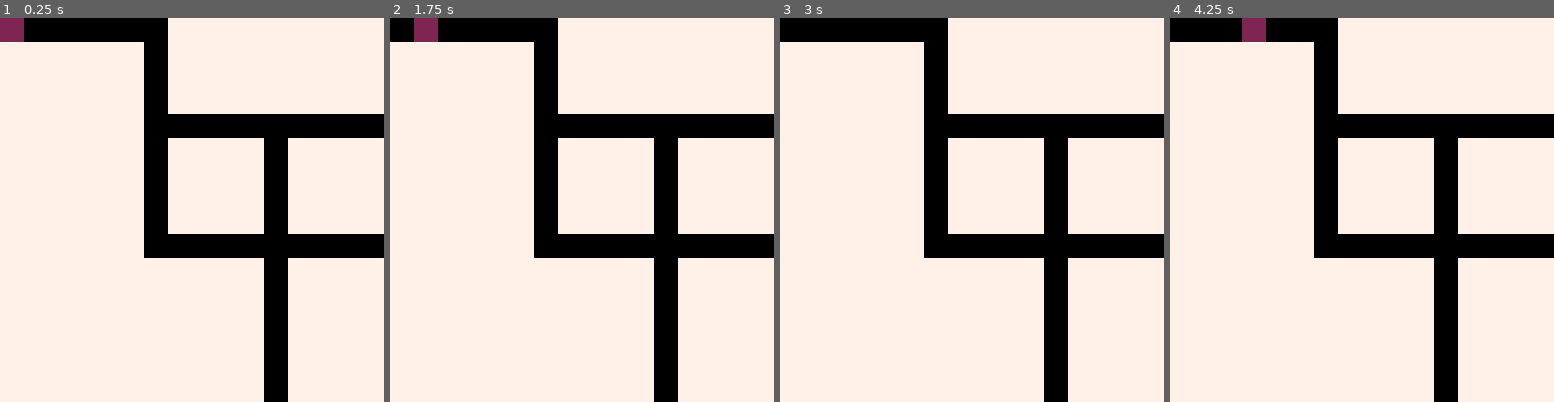
Above: before the commit, frames 1-4 (left to right).
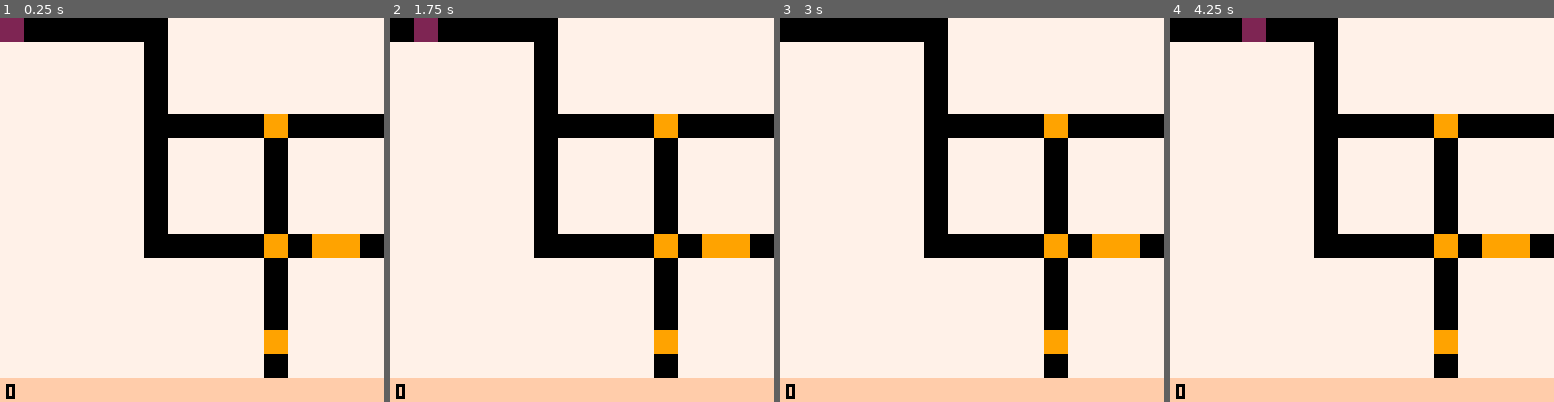
Above: after the commit, the same moments.

Repository: Loremus299/Mini-Jam-221
Game: PICO-8 cartridge index.p8
Same seed, same stepped clock (60 frames per second), same inputs: the game is played once before the commit and once after it.
Inputs:
- Up to frame 1 (0.25 s): no input
- Up to frame 2 (1.75 s): tap X (X key) at 0.33, 1.07 s; tap O (Z key) at 0.7, 1.7 s; hold Right from 1.6 s (still down)
- Up to frame 3 (3 s): tap X (X key) at 1.85, 2.97 s; release Right at 2.1 s; tap O (Z key) at 2.1, 2.5, 2.9 s; hold Up 2.15-2.42 s; hold Right from 2.47 s (still down)
- Up to frame 4 (4.25 s): release Right at 3.03 s; hold Left 3.08-3.58 s; tap O (Z key) at 3.3, 3.7, 4.1 s; hold Down 3.63-3.97 s; hold Right from 4.02 s (still down); tap X (X key) at 4.08 s

The runs differ from the first frame. In frame 1, 8.2% of the frame differs, in the area x 0-100%, y 25-100%; in frame 2, 8.2%; in frame 3, 8.2%; in frame 4, 8.2%.

Commit message:
collect coin

Diff:
--- a/index.p8
+++ b/index.p8
@@ -1,6 +1,10 @@
 pico-8 cartridge // http://www.pico-8.com
 version 43
 __lua__
+glb = {
+	score = 0
+}
+
 sd = {
   mapX = 0,
   mapY = 0
@@ -88,18 +92,28 @@
 		o.dy = 0
 	end
 end
+
+function collectCoin(o)
+	mset(o.x / 8, o.y / 8, 0)
+	glb.score += 1
+end
 -->8
 function s0init()
 end
 
 function s0update()
 	movement(plr)
+
+	if collide(plr, sd, 1) then
+		collectCoin(plr)
+	end
 end
 
 function s0draw()
 	cls()
 	map(sd.mapX, sd.mapY)
 	spr(plr.spr, plr.x, plr.y, plr.w, plr.h, plr.fx, plr.fy)
+	print(glb.score, 2,122, 0)
 end
 -->8
 sceneManager = {
@@ -123,31 +137,31 @@
 	sceneManager[sceneManager.cur].draw()
 end
 __gfx__
-00000000222222227777777700000000000000000000000000000000000000000000000000000000000000000000000000000000000000000000000000000000
-00000000222222227777777700000000000000000000000000000000000000000000000000000000000000000000000000000000000000000000000000000000
-00000000222222227777777700000000000000000000000000000000000000000000000000000000000000000000000000000000000000000000000000000000
-00000000222222227777777700000000000000000000000000000000000000000000000000000000000000000000000000000000000000000000000000000000
-00000000222222227777777700000000000000000000000000000000000000000000000000000000000000000000000000000000000000000000000000000000
-00000000222222227777777700000000000000000000000000000000000000000000000000000000000000000000000000000000000000000000000000000000
-00000000222222227777777700000000000000000000000000000000000000000000000000000000000000000000000000000000000000000000000000000000
-00000000222222227777777700000000000000000000000000000000000000000000000000000000000000000000000000000000000000000000000000000000
+000000002222222277777777ffffffff999999990000000000000000000000000000000000000000000000000000000000000000000000000000000000000000
+000000002222222277777777ffffffff999999990000000000000000000000000000000000000000000000000000000000000000000000000000000000000000
+000000002222222277777777ffffffff999999990000000000000000000000000000000000000000000000000000000000000000000000000000000000000000
+000000002222222277777777ffffffff999999990000000000000000000000000000000000000000000000000000000000000000000000000000000000000000
+000000002222222277777777ffffffff999999990000000000000000000000000000000000000000000000000000000000000000000000000000000000000000
+000000002222222277777777ffffffff999999990000000000000000000000000000000000000000000000000000000000000000000000000000000000000000
+000000002222222277777777ffffffff999999990000000000000000000000000000000000000000000000000000000000000000000000000000000000000000
+000000002222222277777777ffffffff999999990000000000000000000000000000000000000000000000000000000000000000000000000000000000000000
 __gff__
-0000010000000000000000000000000000000000000000000000000000000000000000000000000000000000000000000000000000000000000000000000000000000000000000000000000000000000000000000000000000000000000000000000000000000000000000000000000000000000000000000000000000000000
+0000010102000000000000000000000000000000000000000000000000000000000000000000000000000000000000000000000000000000000000000000000000000000000000000000000000000000000000000000000000000000000000000000000000000000000000000000000000000000000000000000000000000000
 0000000000000000000000000000000000000000000000000000000000000000000000000000000000000000000000000000000000000000000000000000000000000000000000000000000000000000000000000000000000000000000000000000000000000000000000000000000000000000000000000000000000000000
 __map__
 0000000000000002020202020202020200000000000000000000000000000000000000000000000000000000000000000000000000000000000000000000000000000000000000000000000000000000000000000000000000000000000000000000000000000000000000000000000000000000000000000000000000000000
 0202020202020002020202020202020200000000000000000000000000000000000000000000000000000000000000000000000000000000000000000000000000000000000000000000000000000000000000000000000000000000000000000000000000000000000000000000000000000000000000000000000000000000
 0202020202020002020202020202020200000000000000000000000000000000000000000000000000000000000000000000000000000000000000000000000000000000000000000000000000000000000000000000000000000000000000000000000000000000000000000000000000000000000000000000000000000000
 0202020202020002020202020202020200000000000000000000000000000000000000000000000000000000000000000000000000000000000000000000000000000000000000000000000000000000000000000000000000000000000000000000000000000000000000000000000000000000000000000000000000000000
-0202020202020000000000000000000000000000000000000000000000000000000000000000000000000000000000000000000000000000000000000000000000000000000000000000000000000000000000000000000000000000000000000000000000000000000000000000000000000000000000000000000000000000
+0202020202020000000000040000000000000000000000000000000000000000000000000000000000000000000000000000000000000000000000000000000000000000000000000000000000000000000000000000000000000000000000000000000000000000000000000000000000000000000000000000000000000000
 0202020202020002020202000202020200000000000000000000000000000000000000000000000000000000000000000000000000000000000000000000000000000000000000000000000000000000000000000000000000000000000000000000000000000000000000000000000000000000000000000000000000000000
 0202020202020002020202000202020200000000000000000000000000000000000000000000000000000000000000000000000000000000000000000000000000000000000000000000000000000000000000000000000000000000000000000000000000000000000000000000000000000000000000000000000000000000
 0202020202020002020202000202020200000000000000000000000000000000000000000000000000000000000000000000000000000000000000000000000000000000000000000000000000000000000000000000000000000000000000000000000000000000000000000000000000000000000000000000000000000000
 0202020202020002020202000202020200000000000000000000000000000000000000000000000000000000000000000000000000000000000000000000000000000000000000000000000000000000000000000000000000000000000000000000000000000000000000000000000000000000000000000000000000000000
-0202020202020000000000000000000000000000000000000000000000000000000000000000000000000000000000000000000000000000000000000000000000000000000000000000000000000000000000000000000000000000000000000000000000000000000000000000000000000000000000000000000000000000
+0202020202020000000000040004040000000000000000000000000000000000000000000000000000000000000000000000000000000000000000000000000000000000000000000000000000000000000000000000000000000000000000000000000000000000000000000000000000000000000000000000000000000000
 0202020202020202020202000202020200000000000000000000000000000000000000000000000000000000000000000000000000000000000000000000000000000000000000000000000000000000000000000000000000000000000000000000000000000000000000000000000000000000000000000000000000000000
 0202020202020202020202000202020200000000000000000000000000000000000000000000000000000000000000000000000000000000000000000000000000000000000000000000000000000000000000000000000000000000000000000000000000000000000000000000000000000000000000000000000000000000
 0202020202020202020202000202020200000000000000000000000000000000000000000000000000000000000000000000000000000000000000000000000000000000000000000000000000000000000000000000000000000000000000000000000000000000000000000000000000000000000000000000000000000000
+0202020202020202020202040202020200000000000000000000000000000000000000000000000000000000000000000000000000000000000000000000000000000000000000000000000000000000000000000000000000000000000000000000000000000000000000000000000000000000000000000000000000000000
 0202020202020202020202000202020200000000000000000000000000000000000000000000000000000000000000000000000000000000000000000000000000000000000000000000000000000000000000000000000000000000000000000000000000000000000000000000000000000000000000000000000000000000
-0202020202020202020202000202020200000000000000000000000000000000000000000000000000000000000000000000000000000000000000000000000000000000000000000000000000000000000000000000000000000000000000000000000000000000000000000000000000000000000000000000000000000000
-0202020202020202020202000202020200000000000000000000000000000000000000000000000000000000000000000000000000000000000000000000000000000000000000000000000000000000000000000000000000000000000000000000000000000000000000000000000000000000000000000000000000000000
+0303030303030303030303030303030300000000000000000000000000000000000000000000000000000000000000000000000000000000000000000000000000000000000000000000000000000000000000000000000000000000000000000000000000000000000000000000000000000000000000000000000000000000
